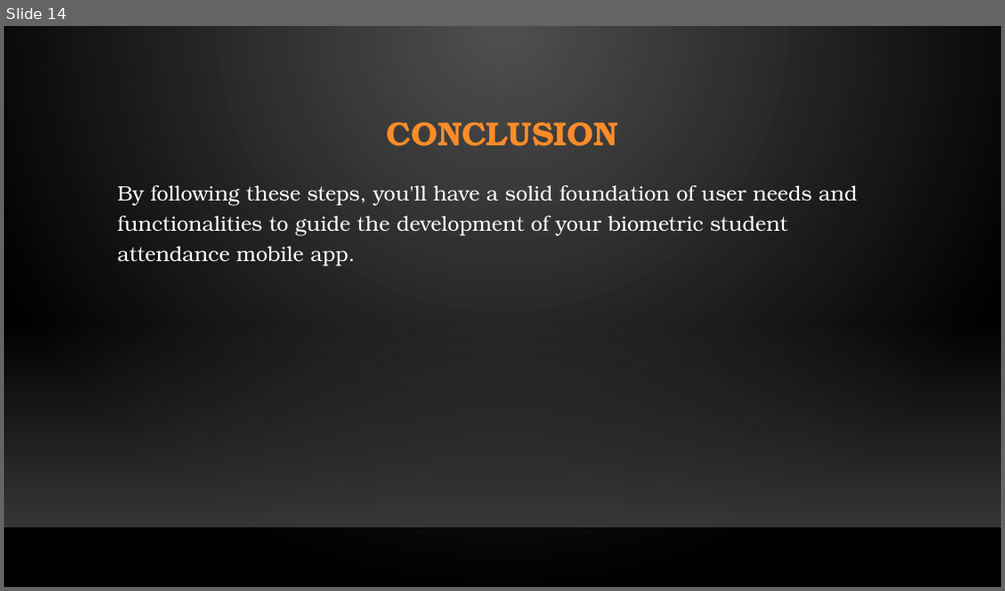
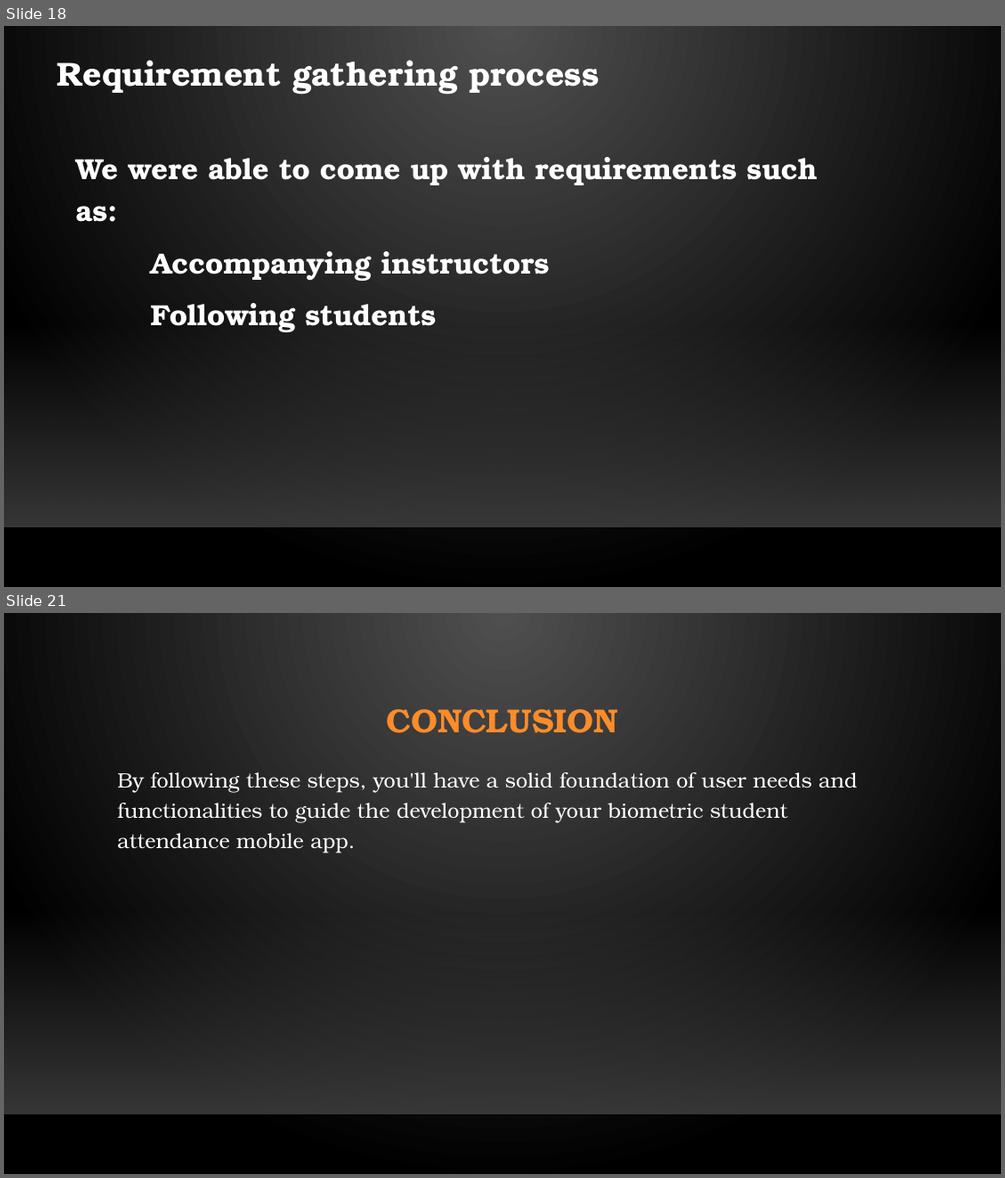
Before and after one commit to N-Jerry/Group11, a slide deck: CEF440_task[2]Group11.pptx. Shown one above the other, each under a label of ours: slide 14 before the commit, slides 18 and 21 after it; the slides between them are not shown. The pictures are 1005x591 and 1005x1178 pixels, drawn with LibreOffice and Linux fonts; fonts in the diff are those of the drawing; background and template pictures are left out. Boxes give left, top, right and bottom in pixels: in the first picture for what was removed or moved away, otherwise in the second. Text is boxed around its words. In the diff, an @@ line names an element or a change of style, - is before the commit and + after.

```diff
--- a/CEF440_task[2]Group11.pptx
+++ b/CEF440_task[2]Group11.pptx
@@ slide 18 added at box(4, 26, 1001, 587), background gradient #505050 to #000000; not listed: 2 template elements that a slide beside it also shows @@
@@ text added at box(57, 60, 599, 95), 32 pt, text #FFFFFF, bold @@
+Requirement gathering process
@@ text added at box(76, 157, 817, 332), 28 pt, text #FFFFFF, bold @@
+We were able to come up with requirements such as:
+Accompanying instructors
+Following students
@@ what was slide 14 is now slide 21 @@
```
Also in this commit, not shown: 6 slides changed, 10 other slides added, 4 slides removed.
